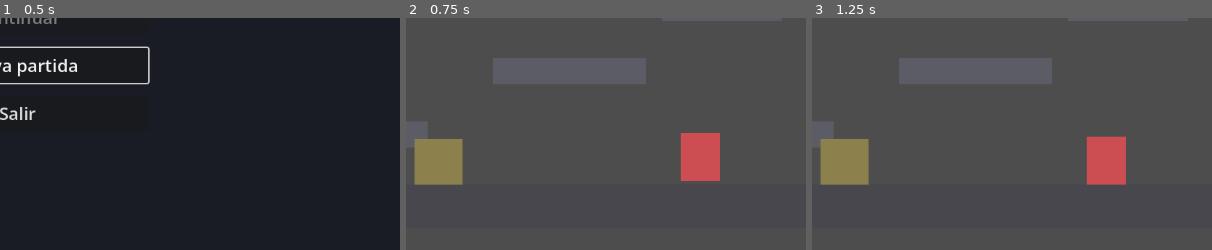
Above: before the commit, frames 1-3 (left to right).
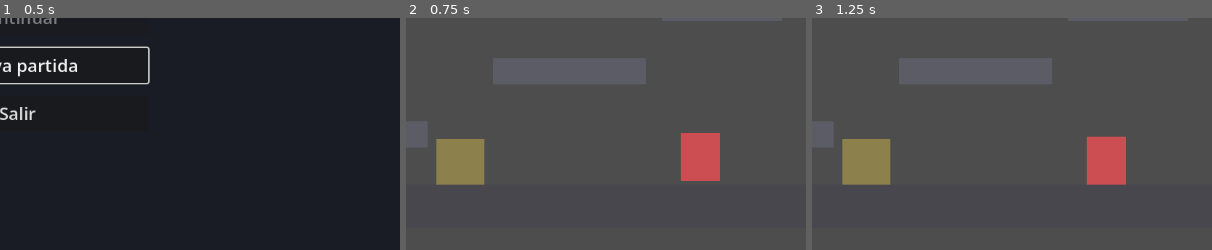
Above: after the commit, the same moments.

Repository: TrittoG/austral
Game: Godot game, scene res://scenes/title_screen.tscn
Same seed, same stepped clock (60 frames per second), same inputs: the game is played once before the commit and once after it.
Inputs:
- Up to frame 1 (0.5 s): no input
- Up to frame 2 (0.75 s): click "Nueva partida" at 0.5 s
- Up to frame 3 (1.25 s): no input
The pictures show only the part of the screen within x 48-98%, y 50-100%; the shares and areas given below are measured in that part.

Frame 1 is identical in both runs. In frame 2, 2.2% of the frame differs, in the area x 2-20%, y 52-72%; in frame 3, 2.2%.

Commit message:
Fix: mueve el banco de room_01 a un hueco sin plataforma encima
Co-Authored-By: Claude Opus 4.8 <noreply@anthropic.com>

Diff:
--- a/scenes/rooms/room_01.tscn
+++ b/scenes/rooms/room_01.tscn
@@ -111,7 +111,7 @@
 position = Vector2(180, 540)
 
 [node name="Bench" type="Area2D" parent="."]
-position = Vector2(380, 540)
+position = Vector2(400, 540)
 collision_layer = 0
 collision_mask = 2
 script = ExtResource("4_bench")
--- a/scenes/test_room.tscn
+++ b/scenes/test_room.tscn
@@ -11,7 +11,7 @@
 size = Vector2(40, 640)
 
 [sub_resource type="RectangleShape2D" id="shape_plat_big"]
-size = Vector2(180, 24)
+size = Vector2(107, 24)
 
 [sub_resource type="RectangleShape2D" id="shape_plat_med"]
 size = Vector2(140, 24)
@@ -64,13 +64,14 @@
 position = Vector2(280, 534)
 
 [node name="CollisionShape2D" type="CollisionShape2D" parent="PlatformA" unique_id=1352088314]
+position = Vector2(-36.5, 0)
 shape = SubResource("shape_plat_big")
 
 [node name="ColorRect" type="ColorRect" parent="PlatformA" unique_id=363148480]
-offset_left = -90.0
-offset_top = -12.0
-offset_right = 90.0
-offset_bottom = 12.0
+offset_left = -119.0
+offset_top = -9.0
+offset_right = 20.0
+offset_bottom = 15.0
 color = Color(0.36, 0.36, 0.4, 1)
 
 [node name="PlatformB" type="StaticBody2D" parent="." unique_id=1997195308]
Not shown: 1 places in scenes/title_screen.tscn that only renumber resources
Not shown, added: scripts/checkpoint.gd.uid
Not shown, added: scripts/game_state.gd.uid
Not shown, added: scripts/title_screen.gd.uid
